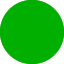
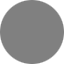
Two versions of the same layered image (64×64). Layer-by-layer changes:
renamed "Calque 2" to "idle", hid it, painted on it over <box>0,0,64,64</box>
renamed "Calque 1" to "off", showed it over <box>0,0,64,64</box>
